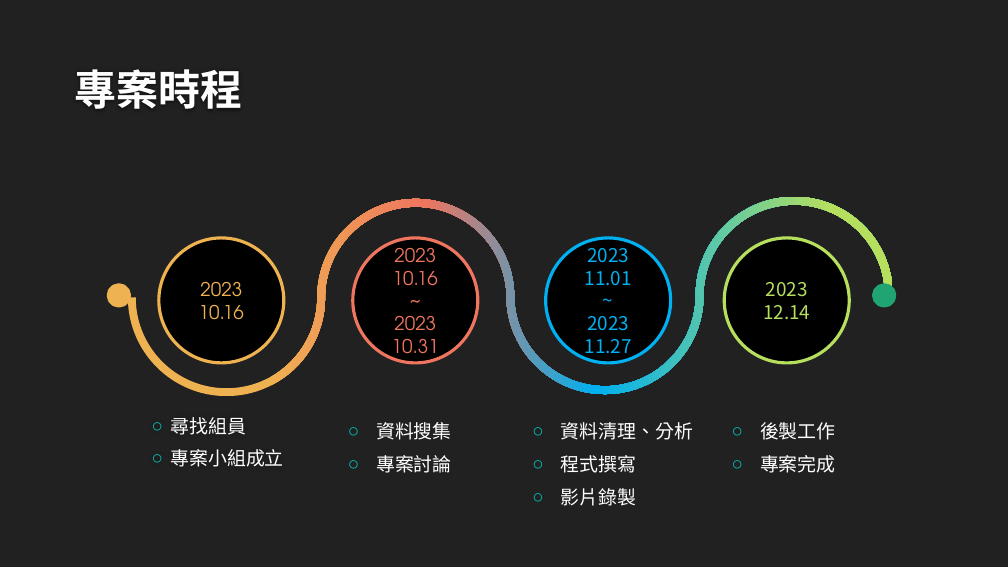
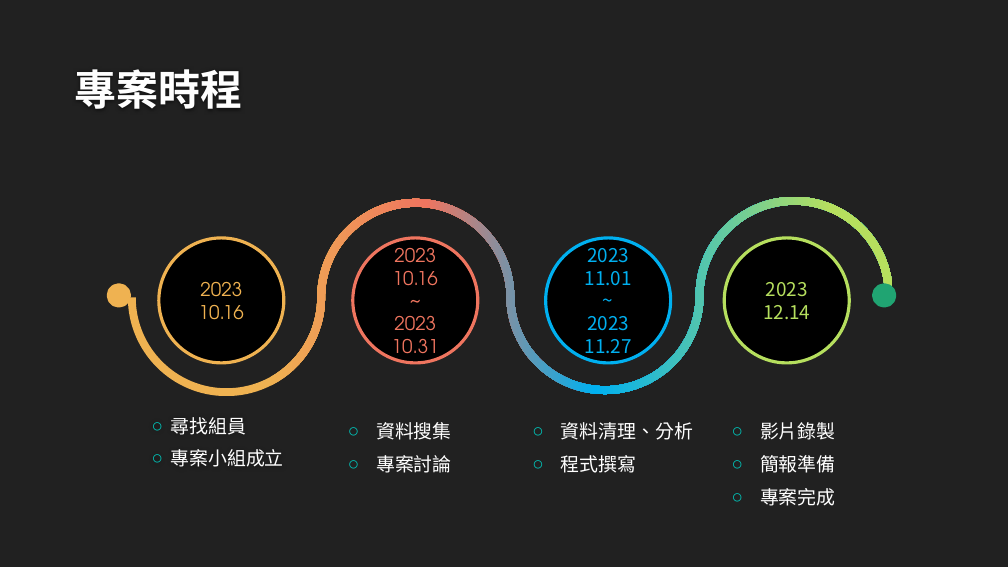
Before and after one commit to isabel112233/creditcard, a slide deck: slide 4 of 信用卡消費樣態.pptx. Drawn at 1008x567 pixels with LibreOffice and Linux fonts; fonts in the diff are those of the drawing; background and template pictures are left out. Boxes give left, top, right and bottom in pixels: in the first picture for what was removed or moved away, otherwise in the second. Text is boxed around its words. In the diff, an @@ line names an element or a change of style, - is before the commit and + after.

```diff
--- a/信用卡消費樣態.pptx
+++ b/信用卡消費樣態.pptx
@@ text at [760, 422, 836, 473]: text changed @@
-○ 後製工作
+○ 影片錄製
+○ 簡報準備
@@ text at [561, 488, 637, 506]: paragraph removed @@
-○ 影片錄製
```
Also in this commit, not shown: 13 other slides changed, 2 slides added, 1 slide removed, 3 other files.
